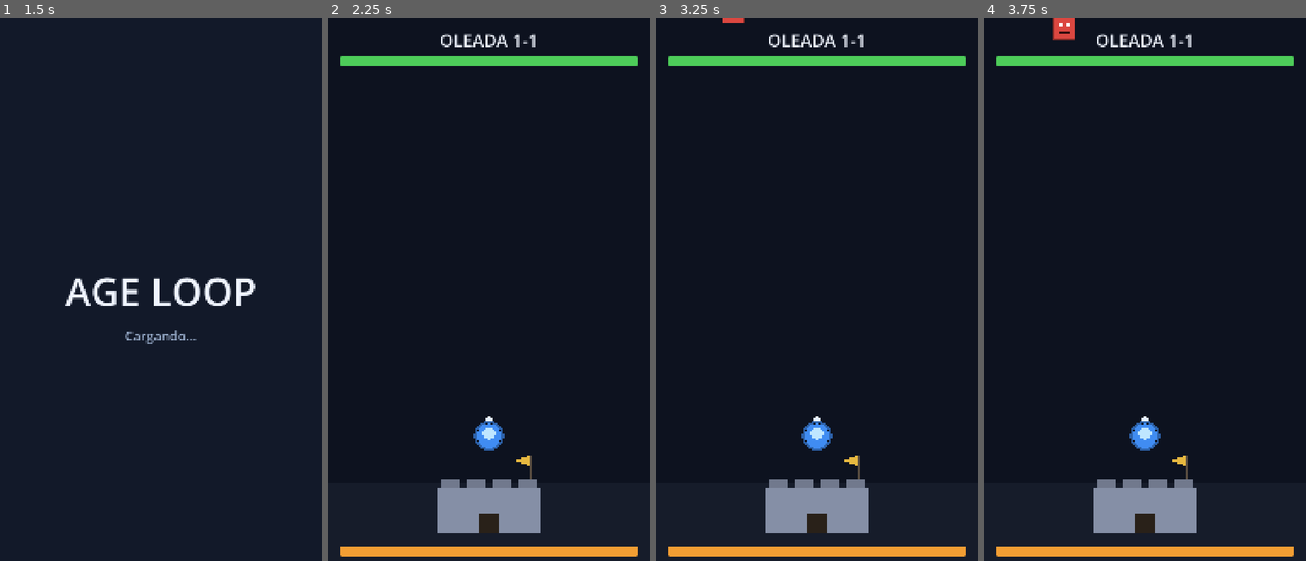
Above: before the commit, frames 1-4 (left to right).
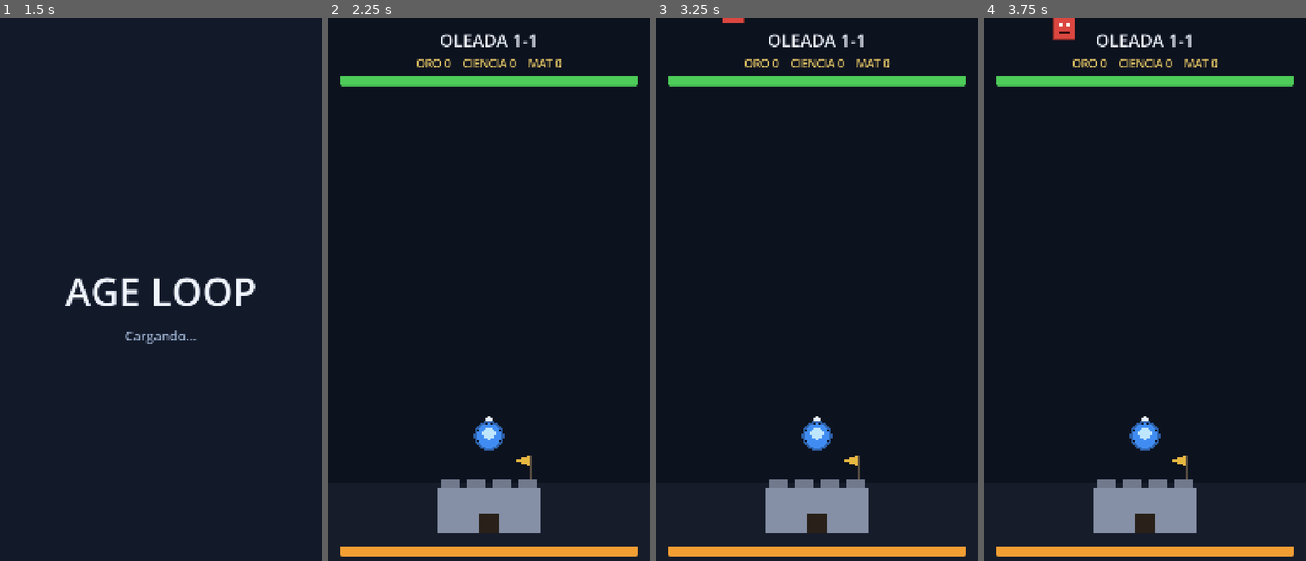
Above: after the commit, the same moments.

Repository: Kaitach/age-loop
Game: Godot game, scene res://scenes/bootstrap/bootstrap.tscn
Same seed, same stepped clock (60 frames per second), same inputs: the game is played once before the commit and once after it.
Inputs:
- Up to frame 1 (1.5 s): tap Enter at 0.5 s; tap Space at 1.25 s
- Up to frame 2 (2.25 s): click "JUGAR" at 2 s
- Up to frame 3 (3.25 s): tap Enter at 2.75 s
- Up to frame 4 (3.75 s): no input

Frame 1 is identical in both runs. In frame 2, 3.6% of the frame differs, in the area x 3-97%, y 6-13%; in frame 3, 3.6%; in frame 4, 3.6%.

Commit message:
feat: add economy manager, currency HUD and gold upgrades

Diff:
--- a/autoload/game_state.gd
+++ b/autoload/game_state.gd
@@ -14,5 +14,6 @@
 var equipped_items: Dictionary = {}
 var buildings: Dictionary = {}
 var technologies: Dictionary = {}
+var upgrades: Dictionary = {}
 
 var current_research = null
--- /dev/null
+++ b/data/upgrades/upgrades.json
@@ -0,0 +1,26 @@
+{
+  "player_damage": {
+    "name": "Daño del heroe",
+    "desc": "+4 de daño",
+    "base_cost": 50,
+    "cost_growth": 1.5,
+    "per_level": 4,
+    "max_level": 50
+  },
+  "player_health": {
+    "name": "Vida del heroe",
+    "desc": "+20 de vida",
+    "base_cost": 40,
+    "cost_growth": 1.45,
+    "per_level": 20,
+    "max_level": 50
+  },
+  "base_health": {
+    "name": "Muralla",
+    "desc": "+40 de vida de base",
+    "base_cost": 70,
+    "cost_growth": 1.55,
+    "per_level": 40,
+    "max_level": 50
+  }
+}
--- a/project.godot
+++ b/project.godot
@@ -7,7 +7,7 @@
 [application]
 
 config/name="AGE LOOP"
-config/version="0.2.0"
+config/version="0.3.0"
 run/main_scene="res://scenes/bootstrap/bootstrap.tscn"
 config/features=PackedStringArray("4.7", "Mobile")
 boot_splash/bg_color=Color(0.0705882, 0.0980392, 0.160784, 1)
@@ -18,6 +18,7 @@
 
 SignalBus="*res://autoload/signal_bus.gd"
 GameState="*res://autoload/game_state.gd"
+Economy="*res://systems/economy_manager.gd"
 
 [display]
 
--- a/scenes/battle/battle.tscn
+++ b/scenes/battle/battle.tscn
@@ -118,6 +118,14 @@
 text = "OLEADA 1-1"
 horizontal_alignment = 1
 
+[node name="CurrencyLabel" type="Label" parent="UI/TopVBox"]
+unique_name_in_owner = true
+layout_mode = 2
+theme_override_colors/font_color = Color(0.9, 0.78, 0.4, 1)
+theme_override_font_sizes/font_size = 38
+text = "ORO 0    CIENCIA 0    MAT 0"
+horizontal_alignment = 1
+
 [node name="PlayerBar" type="ProgressBar" parent="UI/TopVBox"]
 unique_name_in_owner = true
 custom_minimum_size = Vector2(1000, 34)
@@ -180,22 +188,82 @@
 
 [node name="RetryButton" type="Button" parent="UI/ResultPanel/Panel/VBox/Buttons"]
 unique_name_in_owner = true
-custom_minimum_size = Vector2(340, 130)
-layout_mode = 2
-theme_override_font_sizes/font_size = 46
+custom_minimum_size = Vector2(300, 130)
+layout_mode = 2
+theme_override_font_sizes/font_size = 44
 theme_override_styles/normal = SubResource("btn_normal")
 theme_override_styles/hover = SubResource("btn_hover")
 theme_override_styles/pressed = SubResource("btn_pressed")
 theme_override_styles/focus = SubResource("btn_hover")
 text = "REINTENTAR"
 
+[node name="UpgradesButton" type="Button" parent="UI/ResultPanel/Panel/VBox/Buttons"]
+unique_name_in_owner = true
+custom_minimum_size = Vector2(280, 130)
+layout_mode = 2
+theme_override_font_sizes/font_size = 44
+theme_override_styles/normal = SubResource("btn_normal")
+theme_override_styles/hover = SubResource("btn_hover")
+theme_override_styles/pressed = SubResource("btn_pressed")
+theme_override_styles/focus = SubResource("btn_hover")
+text = "MEJORAS"
+
 [node name="MenuButton" type="Button" parent="UI/ResultPanel/Panel/VBox/Buttons"]
 unique_name_in_owner = true
-custom_minimum_size = Vector2(280, 130)
-layout_mode = 2
-theme_override_font_sizes/font_size = 46
+custom_minimum_size = Vector2(240, 130)
+layout_mode = 2
+theme_override_font_sizes/font_size = 44
 theme_override_styles/normal = SubResource("btn_normal")
 theme_override_styles/hover = SubResource("btn_hover")
 theme_override_styles/pressed = SubResource("btn_pressed")
 theme_override_styles/focus = SubResource("btn_hover")
 text = "MENU"
+
+[node name="UpgradesPanel" type="CenterContainer" parent="UI"]
+unique_name_in_owner = true
+visible = false
+anchors_preset = 15
+anchor_right = 1.0
+anchor_bottom = 1.0
+grow_horizontal = 2
+grow_vertical = 2
+
+[node name="Panel" type="PanelContainer" parent="UI/UpgradesPanel"]
+layout_mode = 2
+theme_override_styles/panel = SubResource("panel_box")
+
+[node name="VBox" type="VBoxContainer" parent="UI/UpgradesPanel/Panel"]
+layout_mode = 2
+theme_override_constants/separation = 22
+
+[node name="UpgTitle" type="Label" parent="UI/UpgradesPanel/Panel/VBox"]
+layout_mode = 2
+theme_override_colors/font_color = Color(0.94, 0.96, 1, 1)
+theme_override_font_sizes/font_size = 72
+text = "MEJORAS"
+horizontal_alignment = 1
+
+[node name="UpgradesList" type="VBoxContainer" parent="UI/UpgradesPanel/Panel/VBox"]
+unique_name_in_owner = true
+custom_minimum_size = Vector2(800, 0)
+layout_mode = 2
+theme_override_constants/separation = 18
+
+[node name="NoteLabel" type="Label" parent="UI/UpgradesPanel/Panel/VBox"]
+layout_mode = 2
+theme_override_colors/font_color = Color(0.62, 0.68, 0.8, 1)
+theme_override_font_sizes/font_size = 30
+text = "Los cambios se aplican en la proxima oleada."
+horizontal_alignment = 1
+
+[node name="CloseUpgradesButton" type="Button" parent="UI/UpgradesPanel/Panel/VBox"]
+unique_name_in_owner = true
+custom_minimum_size = Vector2(320, 110)
+layout_mode = 2
+size_flags_horizontal = 4
+theme_override_font_sizes/font_size = 42
+theme_override_styles/normal = SubResource("btn_normal")
+theme_override_styles/hover = SubResource("btn_hover")
+theme_override_styles/pressed = SubResource("btn_pressed")
+theme_override_styles/focus = SubResource("btn_hover")
+text = "CERRAR"
--- a/scenes/menu/main_menu.tscn
+++ b/scenes/menu/main_menu.tscn
@@ -80,7 +80,7 @@
 layout_mode = 2
 theme_override_colors/font_color = Color(0.6, 0.68, 0.8, 1)
 theme_override_font_sizes/font_size = 48
-text = "Version 0.2.0"
+text = "Version 0.3.0"
 horizontal_alignment = 1
 vertical_alignment = 1
 
--- a/scripts/battle/base_building.gd
+++ b/scripts/battle/base_building.gd
@@ -4,7 +4,10 @@
 const WIDTH := 340.0
 const HEIGHT := 150.0
 
+@export var base_max_health: int = 300
+
 func _ready() -> void:
+	max_health = base_max_health + Upgrades.bonus_value("base_health")
 	super()
 	add_to_group("base_fort")
 
--- a/scripts/battle/battle.gd
+++ b/scripts/battle/battle.gd
@@ -6,11 +6,14 @@
 const MAX_WAVE := 10
 
 var state: State = State.FIGHTING
+var _upgrade_rows: Dictionary = {}
+var _upgrades_built := false
 
 @onready var player: Player = $World/Player
 @onready var base_building: BaseBuilding = $World/Base
 @onready var enemies_container: Node2D = $World/Enemies
 @onready var wave_label: Label = %WaveLabel
+@onready var currency_label: Label = %CurrencyLabel
 @onready var player_bar: ProgressBar = %PlayerBar
 @onready var base_bar: ProgressBar = %BaseBar
 @onready var result_panel: CenterContainer = %ResultPanel
@@ -18,6 +21,10 @@
 @onready var result_sub: Label = %ResultSub
 @onready var retry_button: Button = %RetryButton
 @onready var menu_button: Button = %MenuButton
+@onready var upgrades_button: Button = %UpgradesButton
+@onready var upgrades_panel: CenterContainer = %UpgradesPanel
+@onready var upgrades_list: VBoxContainer = %UpgradesList
+@onready var close_upgrades_button: Button = %CloseUpgradesButton
 
 var wave_manager := WaveManager.new()
 
@@ -36,6 +43,10 @@
 	base_building.died.connect(_end_battle.bind(false))
 	retry_button.pressed.connect(_on_retry_pressed)
 	menu_button.pressed.connect(_on_menu_pressed)
+	upgrades_button.pressed.connect(_open_upgrades)
+	close_upgrades_button.pressed.connect(func() -> void: upgrades_panel.visible = false)
+	SignalBus.currency_changed.connect(_refresh_currency)
+	_refresh_currency()
 
 func _process(delta: float) -> void:
 	if state != State.FIGHTING:
@@ -63,6 +74,9 @@
 
 func _victory() -> void:
 	var rewards := WaveManager.calculate_rewards(GameState.world, GameState.wave)
+	Economy.add_gold(int(rewards["gold"]))
+	Economy.add_science(int(rewards["science"]))
+	Economy.add_materials(int(rewards["materials"]))
 	result_sub.text = "+%d oro   +%d ciencia   +%d materiales" % [rewards["gold"], rewards["science"], rewards["materials"]]
 	if GameState.wave >= MAX_WAVE:
 		GameState.wave = MAX_WAVE
@@ -85,6 +99,52 @@
 		result_sub.text = "La base ha caido."
 	result_panel.visible = true
 
+func _refresh_currency() -> void:
+	currency_label.text = "ORO %d    CIENCIA %d    MAT %d" % [GameState.gold, GameState.science, GameState.materials]
+
+func _open_upgrades() -> void:
+	if not _upgrades_built:
+		_build_upgrade_rows()
+		_upgrades_built = true
+	_refresh_upgrade_rows()
+	upgrades_panel.visible = true
+
+func _build_upgrade_rows() -> void:
+	for upgrade_id in Upgrades.defs().keys():
+		var def: Dictionary = Upgrades.defs()[upgrade_id]
+		var row := VBoxContainer.new()
+		row.add_theme_constant_override("separation", 6)
+		var name_label := Label.new()
+		name_label.add_theme_font_size_override("font_size", 40)
+		name_label.text = String(def.get("name", upgrade_id))
+		row.add_child(name_label)
+		var buy_button := Button.new()
+		buy_button.custom_minimum_size = Vector2(760, 104)
+		buy_button.add_theme_font_size_override("font_size", 36)
+		buy_button.pressed.connect(_on_upgrade_pressed.bind(String(upgrade_id)))
+		row.add_child(buy_button)
+		upgrades_list.add_child(row)
+		_upgrade_rows[upgrade_id] = { "name": name_label, "button": buy_button }
+
+func _on_upgrade_pressed(upgrade_id: String) -> void:
+	if Upgrades.try_buy(upgrade_id):
+		_refresh_currency()
+		_refresh_upgrade_rows()
+
+func _refresh_upgrade_rows() -> void:
+	for upgrade_id in _upgrade_rows.keys():
+		var row: Dictionary = _upgrade_rows[upgrade_id]
+		var level := Upgrades.get_level(upgrade_id)
+		var def: Dictionary = Upgrades.defs()[upgrade_id]
+		if Upgrades.is_maxed(upgrade_id):
+			row["name"].text = "%s  Nv.MAX (%s)" % [def.get("name", upgrade_id), def.get("desc", "")]
+			row["button"].text = "MAXIMO"
+			row["button"].disabled = true
+		else:
+			row["name"].text = "%s  Nv.%d  (%s)" % [def.get("name", upgrade_id), level, def.get("desc", "")]
+			row["button"].text = "MEJORAR — %d ORO" % Upgrades.cost_for(upgrade_id)
+			row["button"].disabled = not Economy.can_afford({ "gold": Upgrades.cost_for(upgrade_id) })
+
 func _on_retry_pressed() -> void:
 	get_tree().reload_current_scene()
 
--- a/scripts/battle/player.gd
+++ b/scripts/battle/player.gd
@@ -3,15 +3,20 @@
 
 const BODY_RADIUS := 46.0
 
-@export var damage: int = 14
+@export var base_damage: int = 14
+@export var base_max_health: int = 100
 @export var attack_speed: float = 1.2
 @export var attack_range: float = 430.0
 @export var projectile_speed: float = 720.0
+
+var damage: int = 14
 
 var _attack_cooldown: float = 0.6
 var _dying: bool = false
 
 func _ready() -> void:
+	damage = base_damage + Upgrades.bonus_value("player_damage")
+	max_health = base_max_health + Upgrades.bonus_value("player_health")
 	super()
 	add_to_group("player")
 
--- /dev/null
+++ b/scripts/progression/upgrades.gd
@@ -0,0 +1,38 @@
+class_name Upgrades
+extends RefCounted
+
+const DATA_PATH := "upgrades/upgrades.json"
+
+static func defs() -> Dictionary:
+	return DataLoader.load_json(DATA_PATH)
+
+static func _game_state() -> Node:
+	var tree := Engine.get_main_loop() as SceneTree
+	return tree.root.get_node("/root/GameState")
+
+static func get_level(upgrade_id: String) -> int:
+	return int(_game_state().upgrades.get(upgrade_id, 0))
+
+static func is_maxed(upgrade_id: String) -> bool:
+	var def: Dictionary = defs().get(upgrade_id, {})
+	return get_level(upgrade_id) >= int(def.get("max_level", 99))
+
+static func cost_for(upgrade_id: String) -> int:
+	var def: Dictionary = defs().get(upgrade_id, {})
+	var level := get_level(upgrade_id)
+	return int(round(float(def.get("base_cost", 0)) * pow(float(def.get("cost_growth", 1.5)), level)))
+
+static func bonus_value(upgrade_id: String) -> int:
+	var def: Dictionary = defs().get(upgrade_id, {})
+	return get_level(upgrade_id) * int(def.get("per_level", 0))
+
+static func try_buy(upgrade_id: String) -> bool:
+	if is_maxed(upgrade_id):
+		return false
+	var tree := Engine.get_main_loop() as SceneTree
+	var economy := tree.root.get_node("/root/Economy")
+	if not economy.spend({ "gold": cost_for(upgrade_id) }):
+		return false
+	var game_state := _game_state()
+	game_state.upgrades[upgrade_id] = get_level(upgrade_id) + 1
+	return true
--- /dev/null
+++ b/systems/economy_manager.gd
@@ -0,0 +1,31 @@
+extends Node
+
+func add_gold(amount: int) -> void:
+	GameState.gold += maxi(amount, 0)
+	SignalBus.currency_changed.emit()
+
+func add_science(amount: int) -> void:
+	GameState.science += maxi(amount, 0)
+	SignalBus.currency_changed.emit()
+
+func add_materials(amount: int) -> void:
+	GameState.materials += maxi(amount, 0)
+	SignalBus.currency_changed.emit()
+
+func add_crystals(amount: int) -> void:
+	GameState.crystals += maxi(amount, 0)
+	SignalBus.currency_changed.emit()
+
+func can_afford(costs: Dictionary) -> bool:
+	for currency in costs.keys():
+		if GameState.get(currency) < int(costs[currency]):
+			return false
+	return true
+
+func spend(costs: Dictionary) -> bool:
+	if not can_afford(costs):
+		return false
+	for currency in costs.keys():
+		GameState.set(currency, GameState.get(currency) - int(costs[currency]))
+	SignalBus.currency_changed.emit()
+	return true
--- /dev/null
+++ b/tests/economy_test.gd
@@ -0,0 +1,55 @@
+extends SceneTree
+
+func _initialize() -> void:
+	print("[TEST] Test de economia iniciando...")
+
+func _process(_delta: float) -> bool:
+	_run_checks()
+	quit(0)
+	return true
+
+func _run_checks() -> void:
+	var gs := root.get_node("/root/GameState")
+	var eco := root.get_node("/root/Economy")
+
+	gs.gold = 100
+	gs.science = 10
+	gs.materials = 5
+	gs.crystals = 0
+	gs.upgrades = {}
+
+	_check(not eco.can_afford({ "gold": 150 }), "no permite gastar saldo insuficiente")
+	_check(not eco.spend({ "gold": 150 }), "spend falla con saldo insuficiente")
+	_check(int(gs.gold) == 100, "el oro no cambia ante compra fallida")
+
+	_check(eco.spend({ "gold": 30, "science": 5 }), "compra multi-moneda aceptada")
+	_check(int(gs.gold) == 70 and int(gs.science) == 5, "descuento exacto de cada moneda")
+
+	eco.add_materials(10)
+	_check(int(gs.materials) == 15, "add_materials suma correctamente")
+
+	eco.add_gold(-999)
+	_check(int(gs.gold) == 70, "montos negativos se ignoran")
+
+	var cost0 := Upgrades.cost_for("player_damage")
+	_check(cost0 > 0, "costo inicial de mejora positivo")
+
+	gs.gold = cost0
+	_check(Upgrades.try_buy("player_damage"), "compra de mejora con oro justo")
+	_check(int(Upgrades.get_level("player_damage")) == 1, "nivel de mejora incrementa")
+	_check(int(Upgrades.bonus_value("player_damage")) == 4, "bonus por nivel correcto (+4)")
+	_check(int(gs.gold) == 0, "el pago descuenta todo el oro usado")
+
+	var cost1 := Upgrades.cost_for("player_damage")
+	_check(cost1 > cost0, "el costo escala con el nivel")
+
+	gs.upgrades = { "player_damage": 50 }
+	_check(Upgrades.is_maxed("player_damage"), "respeta max_level")
+	_check(not Upgrades.try_buy("player_damage"), "no permite comprar en maximo")
+
+	print("[TEST] PASS: todas las verificaciones de economia ok")
+
+func _check(cond: bool, msg: String) -> void:
+	if not cond:
+		printerr("[TEST] FAIL: " + msg)
+		quit(1)
Not shown, added: scripts/progression/upgrades.gd.uid
Not shown, added: systems/economy_manager.gd.uid
Not shown, added: tests/economy_test.gd.uid
